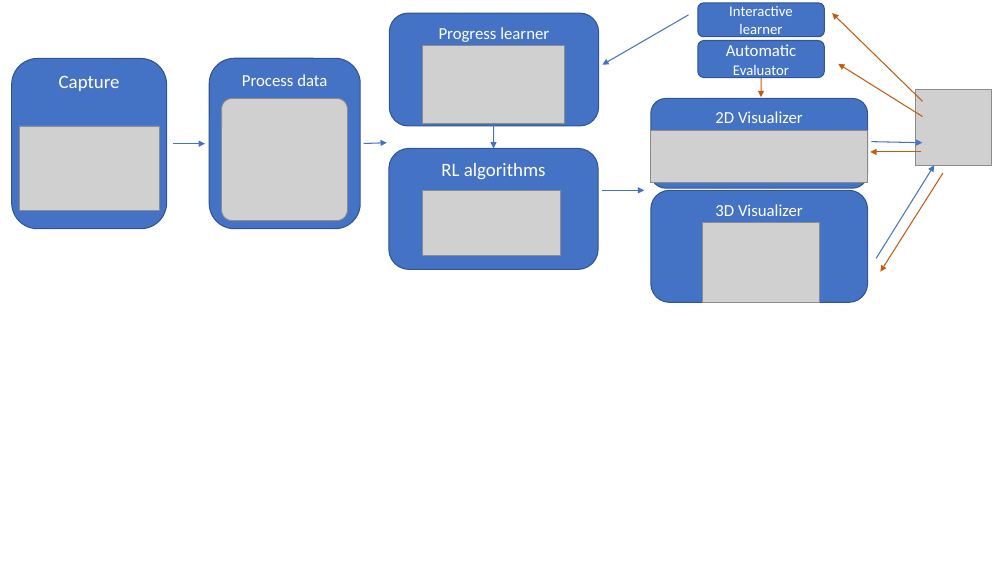
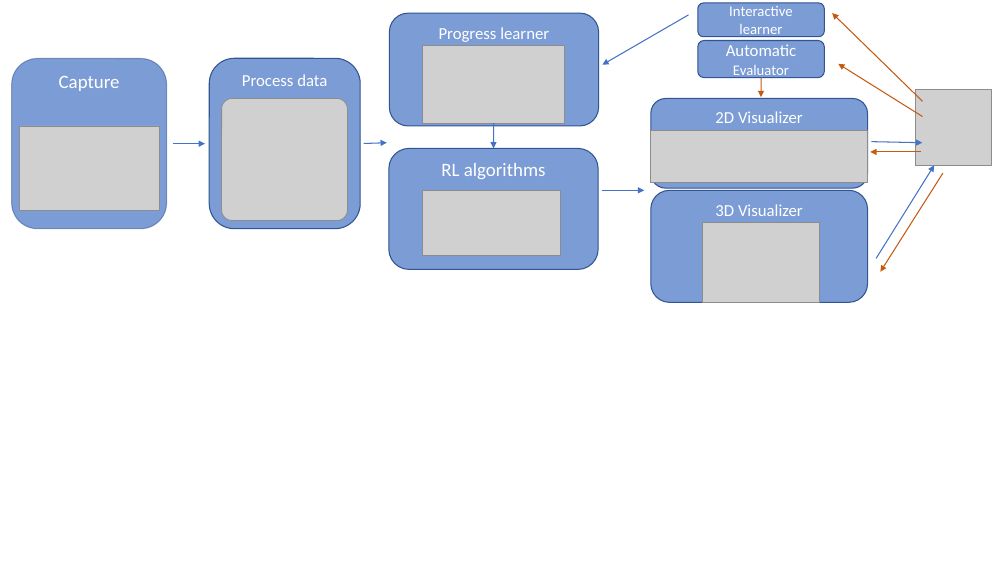
Before and after one commit to tuandnvn/learn-to-perform, a slide deck: slide 14 of miscellanous/shapes.pptx. Drawn at 1008x567 pixels with LibreOffice and Linux fonts; fonts in the diff are those of the drawing; grey boxes stand for pictures. Boxes give left, top, right and bottom in pixels: in the first picture for what was removed or moved away, otherwise in the second. Text is boxed around its words. In the diff, an @@ line names an element or a change of style, - is before the commit and + after.

Commit message:
Add slides

```diff
--- a/miscellanous/shapes.pptx
+++ b/miscellanous/shapes.pptx
@@ rounded rectangle "Capture" at (x1=11, y1=58, x2=166, y2=228): fill #4472C4 to #4472C4 at 70% opacity; outline #325491 1 pt to #2F528F 1 pt @@
@@ fill #4472C4 to #4472C4 at 70% opacity in 7 elements at (x1=209, y1=58, x2=361, y2=228), (x1=389, y1=13, x2=599, y2=126), (x1=389, y1=148, x2=598, y2=269), (x1=651, y1=98, x2=868, y2=188), (x1=651, y1=191, x2=868, y2=302), (x1=698, y1=3, x2=824, y2=37), (x1=698, y1=41, x2=824, y2=78) @@
```
Also in this commit, not shown: 3 other files.
